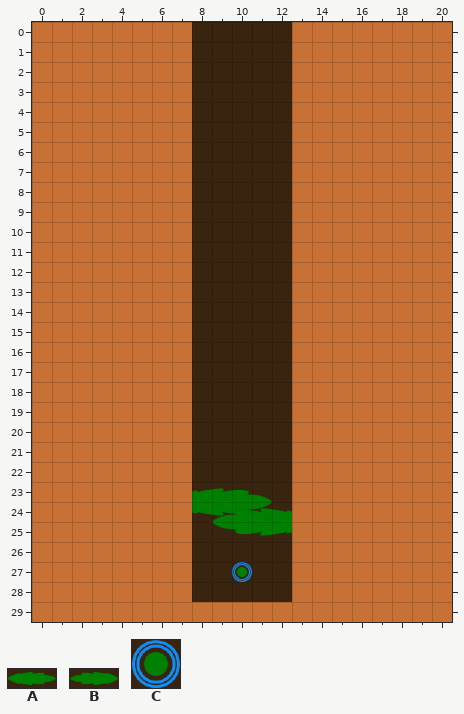
A Tiled map gets an edit: assets/levels/sandbox.tmx. Above: the version before the commit.
Cells are 64x64 px. Shown: x 0..20, y 0..29.
Key: from "leaf": A 0 "leaf", B 0 flipped left-right "leaf"; from "podge": C 0 "podge".
Objects are placed by their top-left corner, in cells (3,4 is the top-left corner of cell 3,4); size is 1x1 cell unless given.
Layers that did not change in this view are not listed.
Objects on layer "BackgroundObject" before:
A "leaf" at 7,23 size 5x2
B "leaf" at 9,24 size 5x2
Objects on layer "ForegroundObject" before:
C "podge" at 10,27
The same view after the edit:
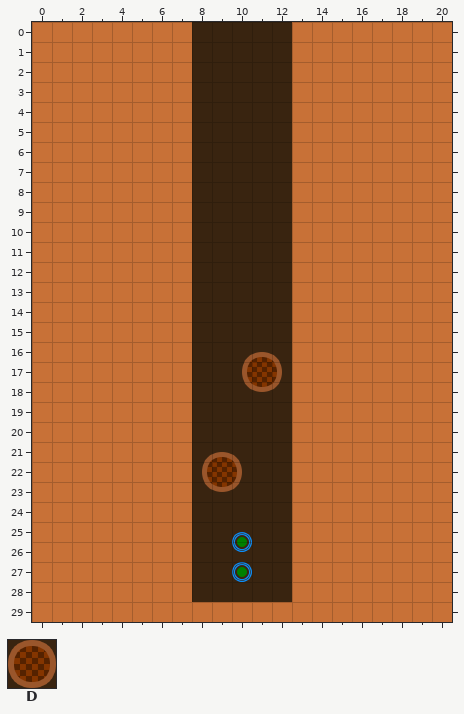
Further tiles: from "waffles": D 0 "obstacle".
The commit says: Updated sandbox to be multiple podges.
Diff:
Layer "BackgroundObject":
Object A "leaf" at 7,23 size 5x2 is removed.
Object B "leaf" at 9,24 size 5x2 is removed.
Layer "ForegroundObject":
A new object: D "obstacle" at 10.5,16.5 size 2x2.
A new object: D "obstacle" at 8.5,21.5 size 2x2.
A new object: C "podge" at 10,25.5.
Changed places in both pictures, as pixel boxes (x1, y1, x2, y2):
added: (242, 352, 282, 392)
changed: (192, 452, 292, 552)
